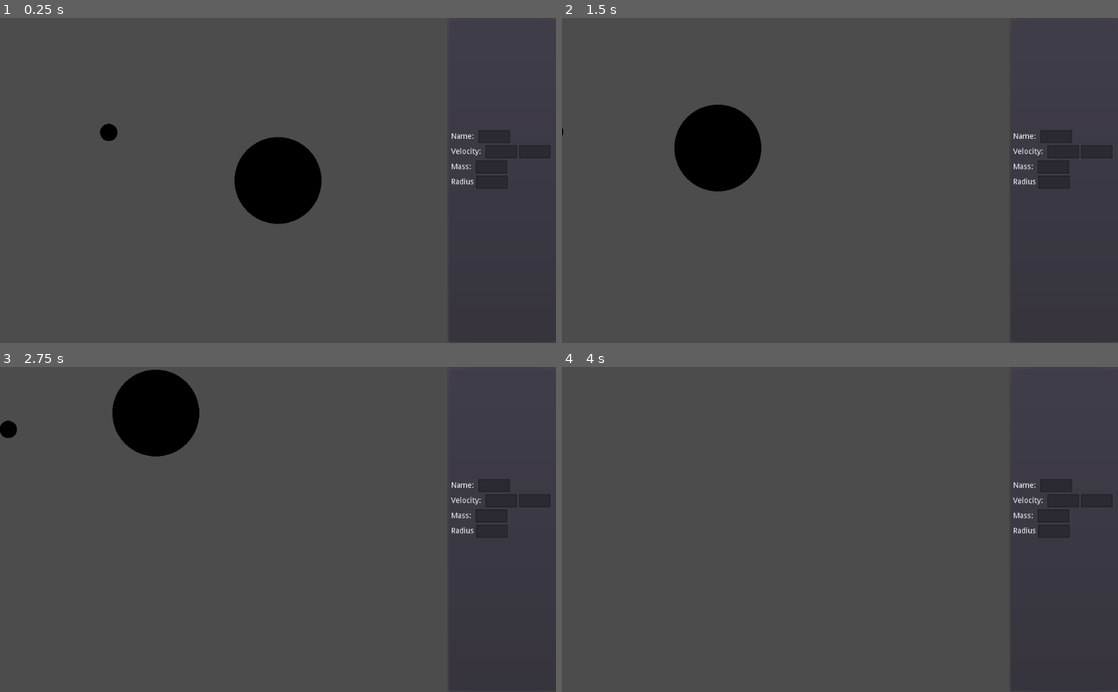
Above: before the commit, frames 1-4 (two rows, left to right).
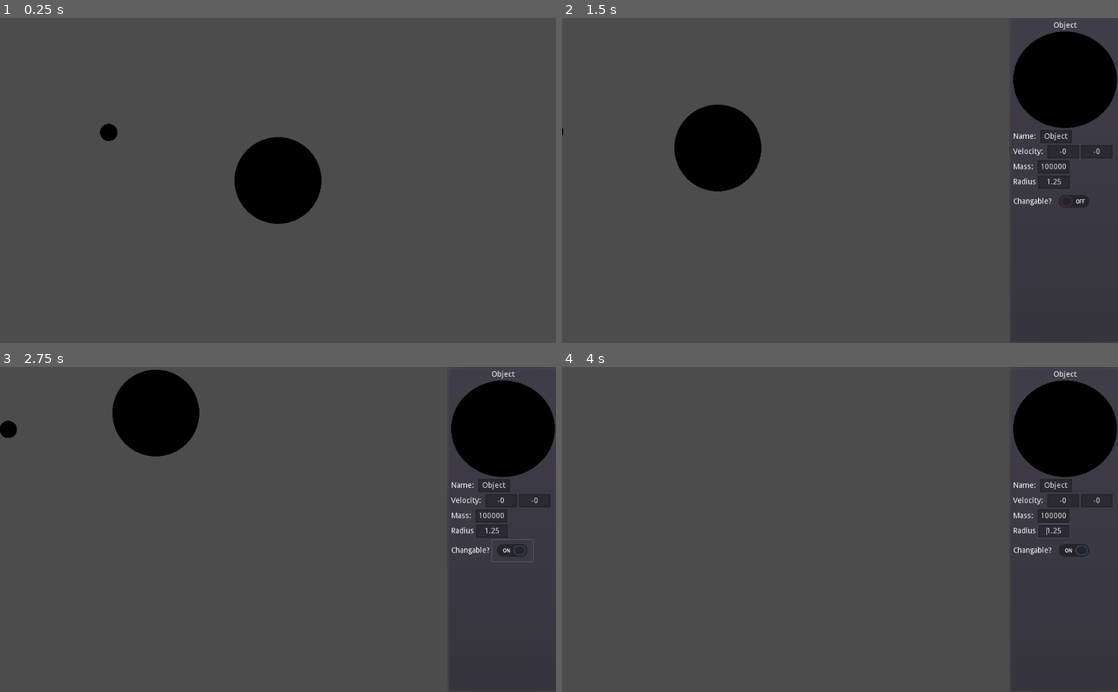
Above: after the commit, the same moments.

Repository: HaywardHHayward/PhysicsGame
Game: Godot game, scene res://MainScene.tscn
Two runs of this game, one before a commit and one after it. Both use one fixed random seed, a clock stepped at 60 frames per second and the inputs below.
Inputs (mouse positions are in pixels of both pictures, inside the frame that each line leads up to):
- Up to frame 1 (0.25 s): no input
- Up to frame 2 (1.5 s): move the mouse to (962, 164) at 0.52 s; hold Right (ui_right) 0.53-1.28 s; click (962, 164) at 0.6 s; move the mouse to (728, 196) at 1.27 s; hold Down (ui_down) from 1.28 s (still down); click (728, 196) at 1.35 s
- Up to frame 3 (2.75 s): release Down (ui_down) at 2 s; click (511, 549) at 2.02 s
- Up to frame 4 (4 s): move the mouse to (895, 458) at 2.77 s; hold Right (ui_right) 2.78-3.53 s; hold Shift 2.78-3.53 s; click (895, 458) at 3.05 s; tap Enter at 3.5 s; move the mouse to (812, 594) at 3.52 s; hold Up (ui_up) from 3.53 s (still down); tap Ctrl at 3.6 s; click (812, 594) at 3.8 s

The runs differ from the first frame. In frame 1, 1.4% of the frame differs, in the area x 81-100%, y 34-100%; in frame 2, 4.7%; in frame 3, 4.8%, in the area x 81-100%, y 1-61%; in frame 4, 4.8%.
Error before the commit: Invalid call. Nonexistent function 'get_child' in base 'Nil'. (res://Objects/ObjectEditor.gd:21)

Commit message:
Completed object editor's functionality

Diff:
--- a/MainScene.tscn
+++ b/MainScene.tscn
@@ -1,11 +1,14 @@
-[gd_scene load_steps=5 format=2]
+[gd_scene load_steps=6 format=2]
 
-[ext_resource path="res://Scripts/Camera2D.gd" type="Script" id=1]
-[ext_resource path="res://Objects/GUI.tscn" type="PackedScene" id=2]
-[ext_resource path="res://Objects/BaseMatter.tscn" type="PackedScene" id=3]
-[ext_resource path="res://Songs/[Melodic] Shogun Taira - Kingdom of One.ogg" type="AudioStream" id=4]
+[ext_resource path="res://Scripts/MainScene.gd" type="Script" id=1]
+[ext_resource path="res://Scripts/Camera2D.gd" type="Script" id=2]
+[ext_resource path="res://Objects/GUI.tscn" type="PackedScene" id=3]
+[ext_resource path="res://Objects/BaseMatter.tscn" type="PackedScene" id=4]
+[ext_resource path="res://Songs/[Melodic] Shogun Taira - Kingdom of One.ogg" type="AudioStream" id=5]
 
-[node name="MainScene" type="Node" index="0"]
+[node name="MainScene" type="Node"]
+
+script = ExtResource( 1 )
 
 [node name="Camera2D" type="Camera2D" parent="." index="0"]
 
--- a/Objects/BaseMatter.tscn
+++ b/Objects/BaseMatter.tscn
@@ -39,4 +39,6 @@
 
 shape = SubResource( 1 )
 
-[connection signal="clicked" from="." to="." method="_on_BaseMatter_clicked"]
+[connection signal="mouse_entered" from="." to="." method="_on_BaseMatter_mouse_entered"]
+
+[connection signal="mouse_exited" from="." to="." method="_on_BaseMatter_mouse_exited"]
--- a/Objects/GUI.tscn
+++ b/Objects/GUI.tscn
@@ -1,6 +1,9 @@
-[gd_scene load_steps=2 format=2]
+[gd_scene load_steps=3 format=2]
 
 [ext_resource path="res://Objects/ObjectEditor.gd" type="Script" id=1]
+
+[sub_resource type="ShortCut" id=1]
+
 
 [node name="GUI" type="CanvasLayer" index="0"]
 
@@ -380,6 +383,66 @@
 caret_position = 0
 _sections_unfolded = [ "Anchor", "Caret", "Grow Direction", "Margin", "Placeholder" ]
 
+[node name="ChangeMode" type="HBoxContainer" parent="ObjectEditor/Panel/VBox" index="6"]
+
+anchor_left = 0.0
+anchor_top = 0.0
+anchor_right = 0.0
+anchor_bottom = 0.0
+margin_top = 312.0
+margin_right = 183.0
+margin_bottom = 352.0
+rect_pivot_offset = Vector2( 0, 0 )
+rect_clip_content = false
+mouse_filter = 1
+mouse_default_cursor_shape = 0
+size_flags_horizontal = 1
+size_flags_vertical = 1
+alignment = 0
+
+[node name="ChangeLabel" type="Label" parent="ObjectEditor/Panel/VBox/ChangeMode" index="0"]
+
+anchor_left = 0.0
+anchor_top = 0.0
+anchor_right = 0.0
+anchor_bottom = 0.0
+margin_top = 13.0
+margin_right = 71.0
+margin_bottom = 27.0
+rect_pivot_offset = Vector2( 0, 0 )
+rect_clip_content = false
+mouse_filter = 2
+mouse_default_cursor_shape = 0
+size_flags_horizontal = 1
+size_flags_vertical = 4
+text = "Changable?"
+percent_visible = 1.0
+lines_skipped = 0
+max_lines_visible = -1
+
+[node name="CheckButton" type="CheckButton" parent="ObjectEditor/Panel/VBox/ChangeMode" index="1"]
+
+anchor_left = 0.0
+anchor_top = 0.0
+anchor_right = 0.0
+anchor_bottom = 0.0
+margin_left = 75.0
+margin_right = 151.0
+margin_bottom = 40.0
+rect_pivot_offset = Vector2( 0, 0 )
+rect_clip_content = false
+focus_mode = 2
+mouse_filter = 0
+mouse_default_cursor_shape = 0
+size_flags_horizontal = 1
+size_flags_vertical = 1
+toggle_mode = true
+enabled_focus_mode = 2
+shortcut = SubResource( 1 )
+group = null
+flat = false
+align = 0
+
 [connection signal="text_entered" from="ObjectEditor/Panel/VBox/Name/NameLine" to="ObjectEditor" method="_on_NameLine_text_entered"]
 
 [connection signal="text_entered" from="ObjectEditor/Panel/VBox/Velocity/XVelocity" to="ObjectEditor" method="_on_XVelocity_text_entered"]
--- a/Objects/ObjectEditor.gd
+++ b/Objects/ObjectEditor.gd
@@ -11,19 +11,31 @@
 onready var radius = $Panel/VBox/Radius/RadiusLine
 
 func _ready():
-	setObject(selectedObject)
+	hide()
 
 func _process(delta):
-	$Panel/VBox/NameLabel.text = selectedObject.Name
+	if visible:
+		if $Panel/VBox/ChangeMode/CheckButton.pressed:
+			pass
+		else:
+			$Panel/VBox/NameLabel.text = selectedObject.Name
+			$Panel/VBox/TextureRect.texture = selectedObject.get_child(0).texture
+			_name.text = selectedObject.Name
+			velocity[0].text = str(selectedObject.Velocity.x)
+			velocity[1].text = str(selectedObject.Velocity.y)
+			mass.text = str(selectedObject.Mass)
+			radius.text = str(selectedObject.Radius)
+		if Input.is_action_just_pressed("ui_cancel"):
+			hide()
 
 func setObject(object):
 	selectedObject = object
-	$Panel/VBox/TextureRect.texture = object.get_child(0).texture
-	_name.text = object.Name
-	velocity[0].text = str(object.Velocity.x)
-	velocity[1].text = str(object.Velocity.y)
-	mass.text = str(object.Mass)
-	radius.text = str(object.Radius)
+	$Panel/VBox/TextureRect.texture = selectedObject.get_child(0).texture
+	_name.text = selectedObject.Name
+	velocity[0].text = str(selectedObject.Velocity.x)
+	velocity[1].text = str(selectedObject.Velocity.y)
+	mass.text = str(selectedObject.Mass)
+	radius.text = str(selectedObject.Radius)
 
 
 
@@ -45,3 +57,7 @@
 
 func _on_NameLine_text_entered(new_text):
 	selectedObject.Name = new_text
+
+func _clicked(selectObject):
+	show()
+	setObject(selectObject)
--- a/Scripts/BaseMatter.gd
+++ b/Scripts/BaseMatter.gd
@@ -11,7 +11,7 @@
 signal clicked
 
 func _ready():
-	self.connect("clicked", treeNode, "_clicked")
+	self.connect("clicked", get_parent(), "_clicked")
 	add_to_group("Matter")
 	scale = Vector2(Radius, Radius) * 4
 
@@ -26,6 +26,8 @@
 const PIXELSPERMETER = 64.0 #For every meter, there are 64.0 pixels
 
 const METERSPERPIXEL = 1/PIXELSPERMETER #For every pixel, there are 1/64 meters
+
+var isMouseIn = false
 
 func gravitation(object):
 	var force = G * ((Mass * object.Mass) / pow(distance(object),2))
@@ -54,3 +56,12 @@
 
 func _physics_process(delta):
 	attract()
+	if Input.is_action_just_pressed("mouse_m1") and isMouseIn:
+		emit_signal("clicked", self)
+	scale = Vector2(Radius, Radius) * 4
+
+func _on_BaseMatter_mouse_entered():
+	isMouseIn = true
+
+func _on_BaseMatter_mouse_exited():
+	isMouseIn = false
--- a/Scripts/Camera2D.gd
+++ b/Scripts/Camera2D.gd
@@ -6,8 +6,6 @@
 	pass
 
 func _process(delta):
-	if Input.is_action_just_pressed("ui_cancel"):
-		get_tree().quit()
 	if Input.is_action_pressed("ui_zoom_in"):
 		if Input.is_key_pressed(KEY_SHIFT):
 			cameraZoom /= 1.1
--- a/Scripts/MainScene.gd
+++ b/Scripts/MainScene.gd
@@ -1,7 +1,12 @@
 extends Node
 
-onready var childrenNodes = get_children()
+signal clickedMain
 
-func _physics_process(delta):
-	for node in childrenNodes:
-		print(node.Velocity)
+func _ready():
+	self.connect("clickedMain", $Camera2D/GUI/ObjectEditor, "_clicked")
+
+func _process(delta):
+	pass
+
+func _clicked(newObject):
+	emit_signal("clickedMain", newObject)
Not shown: 2 places in MainScene.tscn that only renumber resources
